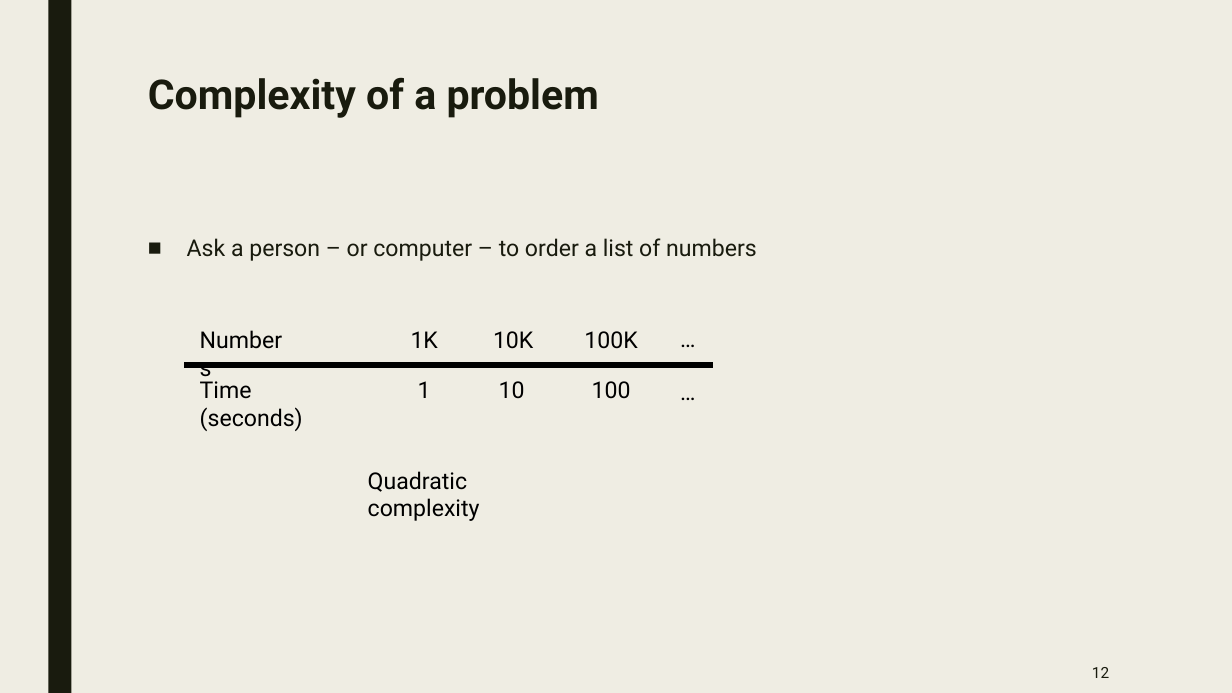
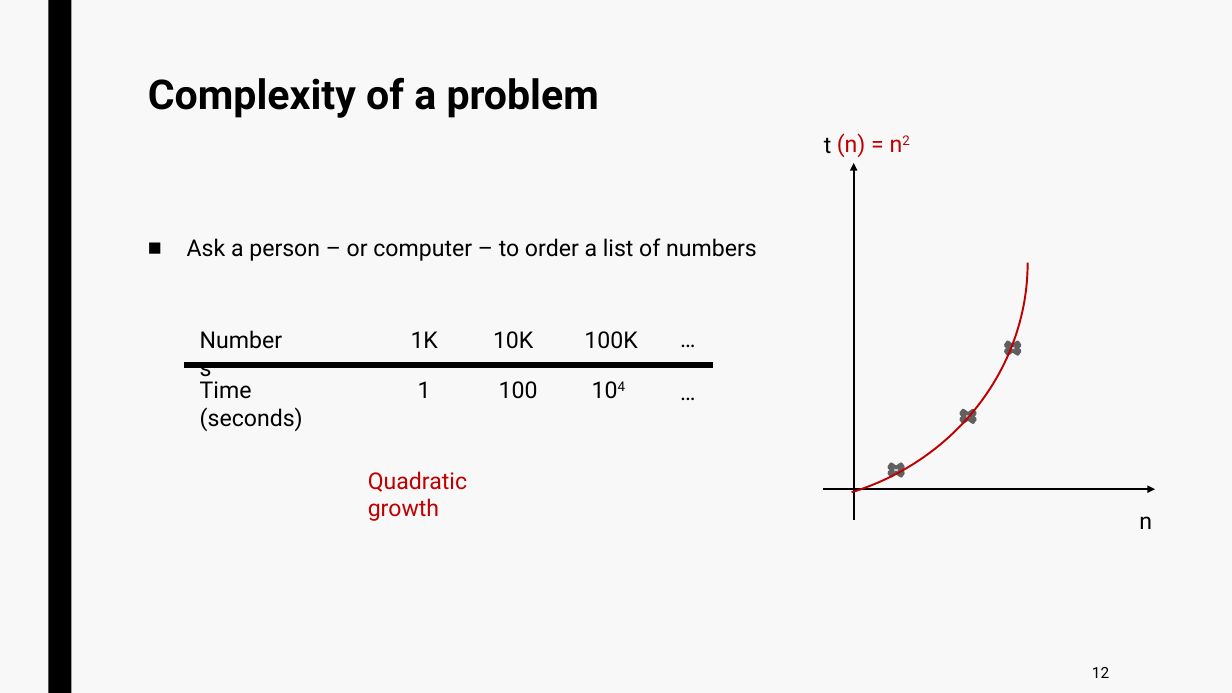
Before and after one commit to jurtasun/presentations, a slide deck: slide 11 of 202306_LMS_Complexity/202306_LMS_Complexity.ppt. Drawn at 1232x693 pixels with LibreOffice and Linux fonts; fonts in the diff are those of the drawing. Boxes give left, top, right and bottom in pixels: in the first picture for what was removed or moved away, otherwise in the second. Text is boxed around its words. In the diff, an @@ line names an element or a change of style, - is before the commit and + after.

```diff
--- a/202306_LMS_Complexity/202306_LMS_Complexity.ppt
+++ b/202306_LMS_Complexity/202306_LMS_Complexity.ppt
@@ background #EFEDE3 to #F8F8F8 @@
@@ rectangle at (48, 0, 71, 693): fill #191B0E to #000000 @@
@@ arc (boxed as its full ellipse) added at (482, 0, 1086, 563), outline #C00000 1.5 pt @@
@@ text colour #191B0E to #000000 in 3 elements at (187, 238, 757, 261), (1092, 667, 1109, 678), (148, 77, 599, 118) @@
@@ text added at (824, 137, 832, 153), 18 pt, text #000000 @@
+t
@@ text added at (837, 133, 866, 157), 18 pt, text #C00000 @@
+(n) = n2
@@ arrow added from (854, 520) to (854, 163), #000000 1.5 pt @@
@@ cross added at (1002, 340, 1025, 357), fill #DDDDDD, outline #616161 2.75 pt @@
@@ text "100": place and size @@
-text "100" at (592, 381, 631, 399)
+text "100" at (499, 381, 538, 399)
@@ text at (499, 381, 525, 399): text changed @@
-10
+104
@@ cross added at (957, 409, 980, 425), fill #DDDDDD, outline #616161 2.75 pt @@
@@ text at (368, 471, 467, 521): text changed; text colour #000000 to #C00000 @@
-Quadratic complexity
+Quadratic growth
@@ cross added at (884, 462, 908, 479), fill #DDDDDD, outline #616161 2.75 pt @@
@@ arrow added from (823, 489) to (1155, 489), #000000 1.5 pt @@
@@ text added at (1139, 516, 1152, 529), 18 pt, text #000000 @@
+n
```
Also in this commit, not shown: 40 other slides changed.
